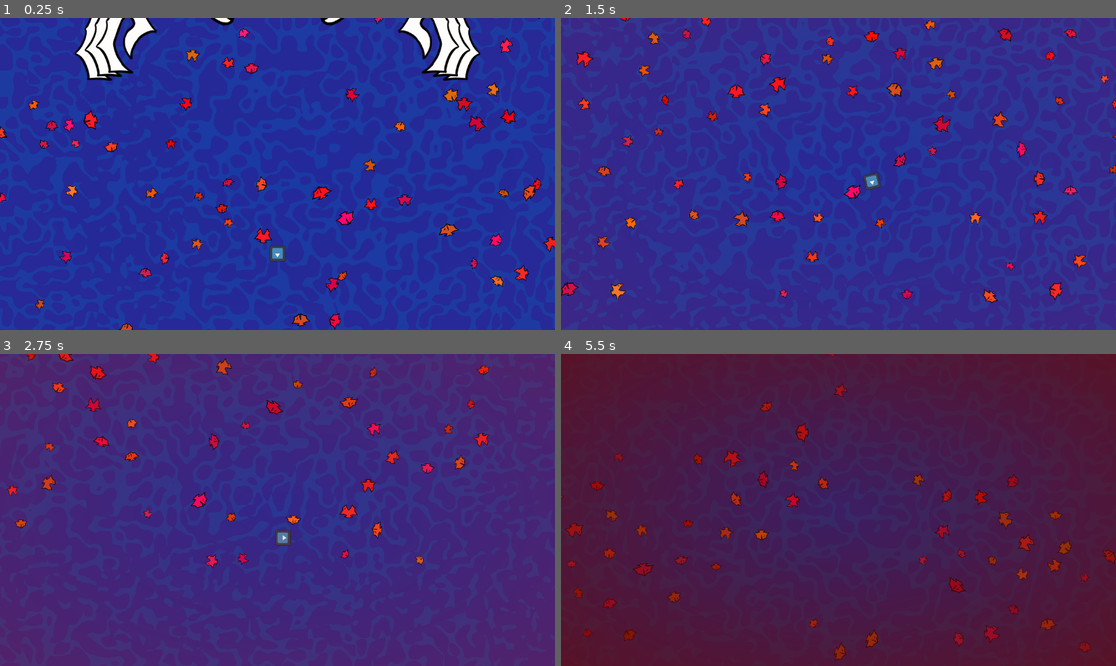
Above: before the commit, frames 1-4 (two rows, left to right).
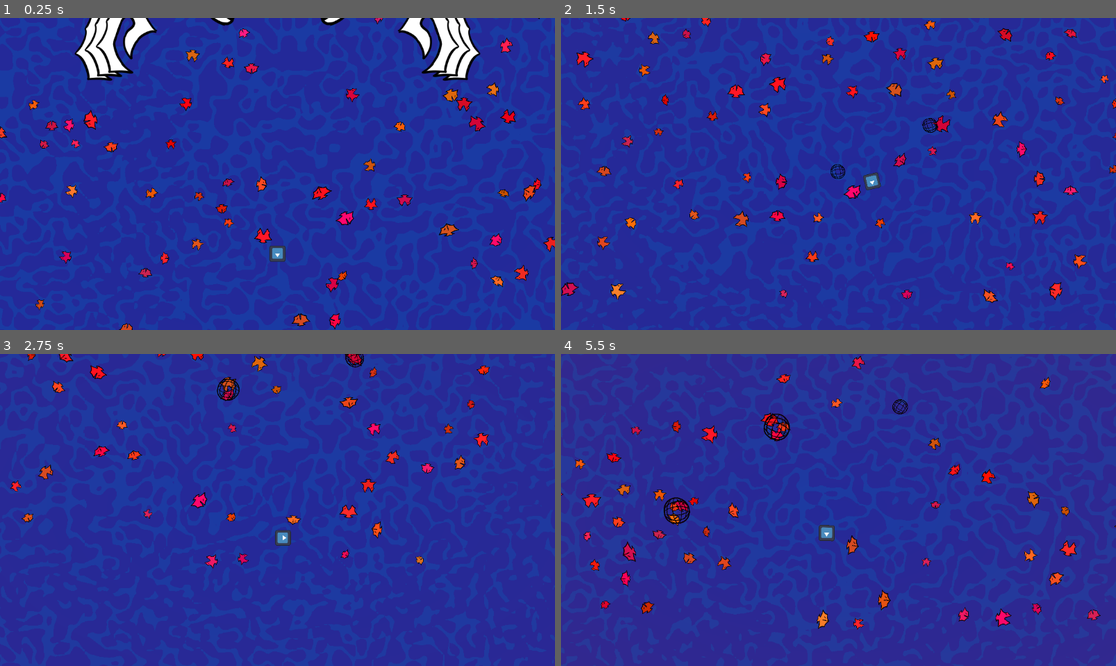
Above: after the commit, the same moments.

Repository: Krapas2/boidslop
Game: Godot game, scene res://scenes/screens/test-scene.tscn
The game is run twice, just before and just after one commit, with the same random seed, the same clock (stepped at 60 frames per second) and the same inputs. The engine's default icon, where the game draws it, is replaced by a stand-in: a white triangle on a blue panel in a dark square.
Inputs (mouse positions are in pixels of both pictures, inside the frame that each line leads up to):
- Up to frame 1 (0.25 s): no input
- Up to frame 2 (1.5 s): move the mouse to (960, 158) at 0.52 s; press the mouse at (960, 158) at 0.53 s; hold D (walk_right) 0.53-1.28 s; move the mouse to (727, 189) at 1.27 s; release the mouse at (727, 189) at 1.28 s; hold S (walk_down) from 1.28 s (still down); click (727, 189) at 1.35 s
- Up to frame 3 (2.75 s): move the mouse to (333, 441) at 2.02 s; release S (walk_down) at 2.03 s; press the mouse at (333, 441) at 2.03 s; hold D (walk_right) from 2.03 s (still down)
- Up to frame 4 (5.5 s): move the mouse to (810, 572) at 2.77 s; release D (walk_right) at 2.78 s; release the mouse at (810, 572) at 2.78 s; hold W (walk_up) 2.78-3.53 s; click (810, 572) at 2.85 s; move the mouse to (1005, 556) at 3.52 s; press the mouse at (1005, 556) at 3.53 s; hold A (walk_left) 3.53-5.03 s; move the mouse to (672, 463) at 4.27 s; release the mouse at (672, 463) at 4.28 s; click (672, 463) at 4.35 s; move the mouse to (866, 510) at 5.02 s; press the mouse at (866, 510) at 5.03 s; hold S (walk_down) from 5.03 s (still down)

The runs differ from the first frame. In frame 2, 0.1% of the frame differs, in the area x 48-68%, y 32-52%; in frame 3, 83%; in frame 4, 100%, in the area x 0-100%, y 0-100%.

Commit message:
player net

Diff:
--- a/project.godot
+++ b/project.godot
@@ -41,9 +41,15 @@
 "events": [Object(InputEventKey,"resource_local_to_scene":false,"resource_name":"","device":-1,"window_id":0,"alt_press …(192 unchanged characters)…
 ]
 }
+shoot={
+"deadzone": 0.2,
+"events": [Object(InputEventMouseButton,"resource_local_to_scene":false,"resource_name":"","device":-1,"window_id":0,"alt_pressed":false,"shift_pressed":false,"ctrl_pressed":false,"meta_pressed":false,"button_mask":0,"position":Vector2(0, 0),"global_position":Vector2(0, 0),"factor":1.0,"button_index":1,"canceled":false,"pressed":false,"double_click":false,"script":null)
+]
+}
 
 [layer_names]
 
 2d_physics/layer_1="Player"
 2d_physics/layer_2="Boid"
 2d_physics/layer_3="Boss"
+2d_physics/layer_4="Net"
--- a/scenes/gui/game-gui/game-gui.tscn
+++ b/scenes/gui/game-gui/game-gui.tscn
@@ -12,6 +12,7 @@
 anchor_bottom = 1.0
 grow_horizontal = 2
 grow_vertical = 2
+mouse_filter = 2
 color = Color(1, 1, 1, 0)
 script = ExtResource("1_slhy6")
 lerp_speed = 0.3
--- /dev/null
+++ b/scenes/objects/net.tscn
@@ -0,0 +1,48 @@
+[gd_scene load_steps=5 format=3 uid="uid://drqm5e11el5g8"]
+
+[ext_resource type="Texture2D" uid="uid://wcwdehr44elt" path="res://sprites/net/net.png" id="1_gklon"]
+[ext_resource type="Script" uid="uid://5by6vspplfdt" path="res://scripts/game/player/player-net.gd" id="2_gklon"]
+
+[sub_resource type="CircleShape2D" id="CircleShape2D_gklon"]
+
+[sub_resource type="CircleShape2D" id="CircleShape2D_kr0od"]
+
+[node name="NetBody" type="RigidBody2D"]
+collision_layer = 8
+collision_mask = 0
+gravity_scale = 0.0
+linear_damp = 0.5
+
+[node name="CollisionShape2D" type="CollisionShape2D" parent="."]
+shape = SubResource("CircleShape2D_gklon")
+
+[node name="Sprite2D" type="Sprite2D" parent="."]
+z_index = 1
+scale = Vector2(0.1, 0.1)
+texture = ExtResource("1_gklon")
+
+[node name="CatchArea" type="Area2D" parent="."]
+collision_layer = 8
+collision_mask = 2
+
+[node name="CollisionShape2D" type="CollisionShape2D" parent="CatchArea"]
+shape = SubResource("CircleShape2D_kr0od")
+
+[node name="PickArea" type="Area2D" parent="."]
+collision_layer = 8
+
+[node name="CollisionShape2D" type="CollisionShape2D" parent="PickArea"]
+shape = SubResource("CircleShape2D_kr0od")
+
+[node name="PlayerNetBehaviour" type="Node" parent="." node_paths=PackedStringArray("catch_area", "pick_area")]
+script = ExtResource("2_gklon")
+catch_area = NodePath("../CatchArea")
+damping_factor = 0.25
+growing_factor = 0.25
+pick_area = NodePath("../PickArea")
+health_factor = 1.0
+min_catch_speed = 50.0
+max_catch_speed = 380.0
+metadata/_custom_type_script = "uid://5by6vspplfdt"
+
+[node name="CapturedBodies" type="Node2D" parent="PlayerNetBehaviour"]
--- a/scenes/objects/player.tscn
+++ b/scenes/objects/player.tscn
@@ -1,11 +1,13 @@
-[gd_scene load_steps=9 format=3 uid="uid://bk4dc6fwfu0eg"]
+[gd_scene load_steps=11 format=3 uid="uid://bk4dc6fwfu0eg"]
 
 [ext_resource type="Texture2D" uid="uid://copgn73blnket" path="res://sprites/icon.svg" id="1_2147m"]
 [ext_resource type="Script" uid="uid://d4f7a1g66u5pb" path="res://scripts/game/player/player-walk.gd" id="2_h5uus"]
 [ext_resource type="Script" uid="uid://cjdac54qa2tx8" path="res://scripts/game/misc/point-forward.gd" id="3_h5uus"]
 [ext_resource type="Script" uid="uid://dem3ghakbxd8" path="res://scripts/game/health/health.gd" id="4_54rde"]
 [ext_resource type="Script" uid="uid://y4gyqihs7j1s" path="res://scripts/game/health/death-behaviour/destroy-self-death-behaviour.gd" id="5_ksjmp"]
-[ext_resource type="Script" uid="uid://c0as8w58wumy3" path="res://scripts/game/player/player_health_drain.gd" id="6_2rlf8"]
+[ext_resource type="Script" uid="uid://c0as8w58wumy3" path="res://scripts/game/player/player-health-drain.gd" id="6_2rlf8"]
+[ext_resource type="Script" uid="uid://uxdvtw2j0lqt" path="res://scripts/game/player/player-launch.gd" id="7_2rlf8"]
+[ext_resource type="PackedScene" uid="uid://drqm5e11el5g8" path="res://scenes/objects/net.tscn" id="8_0ay4w"]
 
 [sub_resource type="PhysicsMaterial" id="PhysicsMaterial_p7rwu"]
 friction = 0.0
@@ -13,6 +15,7 @@
 [sub_resource type="CircleShape2D" id="CircleShape2D_p7rwu"]
 
 [node name="PlayerBody" type="RigidBody2D"]
+collision_mask = 0
 physics_material_override = SubResource("PhysicsMaterial_p7rwu")
 gravity_scale = 0.0
 lock_rotation = true
@@ -37,7 +40,7 @@
 
 [node name="PlayerHealth" type="Node" parent="." node_paths=PackedStringArray("death_behaviours")]
 script = ExtResource("4_54rde")
-max_health = 5.0
+max_health = 30.0
 death_behaviours = [NodePath("DeathBehaviours/DestroyNodeDeathBehaviour")]
 metadata/_custom_type_script = "uid://dem3ghakbxd8"
 
@@ -55,3 +58,10 @@
 
 [node name="InvincibilityTimer" type="Timer" parent="PlayerHealth"]
 wait_time = 0.3
+
+[node name="PlayerLaunch" type="Node" parent="." node_paths=PackedStringArray("origin")]
+script = ExtResource("7_2rlf8")
+origin = NodePath("..")
+net = ExtResource("8_0ay4w")
+launch_speed = 400.0
+metadata/_custom_type_script = "uid://uxdvtw2j0lqt"
--- a/scenes/screens/test-scene.tscn
+++ b/scenes/screens/test-scene.tscn
@@ -62,6 +62,7 @@
 offset_bottom = 1000.0
 grow_horizontal = 2
 grow_vertical = 2
+mouse_filter = 2
 
 [node name="BallsRoot" parent="." instance=ExtResource("6_mitsk")]
 
--- a/scripts/game/boid/movement/boid-movement-manager.gd
+++ b/scripts/game/boid/movement/boid-movement-manager.gd
@@ -21,3 +21,10 @@
 func _physics_process(_delta: float) -> void:
 	for behaviour: BoidMovementBehaviour in behaviours:
 		body.linear_velocity += behaviour.boid_velocity()
+
+func _exit_tree() -> void:
+	if flock_manager:
+		_exit_manager()
+
+func _exit_manager() -> void:
+	flock_manager.flock.erase(body)
--- /dev/null
+++ b/scripts/game/player/player-launch.gd
@@ -0,0 +1,21 @@
+extends Node
+class_name PlayerLaunch
+
+@export var origin: Node2D
+@export var net: PackedScene
+@export var launch_speed: float
+
+func _unhandled_input(event: InputEvent) -> void:
+	if event.is_action_pressed("shoot"):
+		shoot()
+
+func shoot() -> void:
+	var mouse_position: Vector2 = get_viewport().get_mouse_position()
+	var canvas_transform = get_viewport().get_canvas_transform()
+	var global_mouse_pos: Vector2 = canvas_transform.affine_inverse() * mouse_position
+	var net_body: RigidBody2D = net.instantiate()
+	add_child(net_body)
+
+	net_body.global_position = origin.global_position
+	net_body.look_at(global_mouse_pos)
+	net_body.linear_velocity = net_body.transform.x * launch_speed
--- /dev/null
+++ b/scripts/game/player/player-net.gd
@@ -0,0 +1,75 @@
+extends Node
+class_name PlayerNetBehaviour
+
+@export_group("Catching")
+@export var catch_area: Area2D
+@export var damping_factor: float
+@export var growing_factor: float
+
+@export_group("Picking")
+@export var pick_area: Area2D
+@export var health_factor: float
+@export var min_catch_speed: float
+@export var max_catch_speed: float
+
+var bodies_consumed: int
+var captured_bodies_offset: Vector2
+
+@onready var net_body: RigidBody2D = get_parent()
+@onready var initial_damping: float = net_body.linear_damp
+@onready var initial_scale: Vector2 = net_body.scale
+@onready var captured_bodies: Node2D = $CapturedBodies
+
+func _ready() -> void:
+	captured_bodies_offset = Vector2.ZERO
+
+func _physics_process(_delta: float) -> void:
+	pick_behaviour()
+	set_captured_position()
+
+	if (
+		net_body.linear_velocity.length() >= min_catch_speed &&
+		net_body.linear_velocity.length() < max_catch_speed
+	):
+		consume_bodies()
+
+	dampen()
+	grow()
+
+func pick_behaviour() -> void:
+	var overlapping_bodies: Array[Node2D] = pick_area.get_overlapping_bodies()
+	var spoiled_net = !net_body.linear_velocity.length() < min_catch_speed
+	if !overlapping_bodies.size() || (bodies_consumed <= 0 && spoiled_net):
+		return
+
+	var player_health: Health = overlapping_bodies[0].get_node("PlayerHealth")
+	player_health.current_health += bodies_consumed * health_factor
+	net_body.queue_free()
+
+func consume_bodies() -> void:
+	var overlapping_bodies: Array[Node2D] = catch_area.get_overlapping_bodies()
+	for overlapping_body: RigidBody2D in overlapping_bodies:
+		for child in overlapping_body.get_children():
+			if not child is AnimatedSprite2D:
+				child.queue_free()
+		overlapping_body.reparent(captured_bodies)
+		overlapping_body.freeze = true
+
+		set_captured_offset(overlapping_body.position)
+
+		bodies_consumed += 1
+
+func dampen() -> void:
+	net_body.linear_damp = initial_damping + bodies_consumed * damping_factor
+
+func grow() -> void:
+	net_body.scale = initial_scale + Vector2.ONE * bodies_consumed * growing_factor
+
+func set_captured_position() -> void:
+	captured_bodies.global_position = net_body.global_position + captured_bodies_offset
+
+func set_captured_offset(new_pos: Vector2) -> void:
+	captured_bodies_offset = -(
+			(-captured_bodies_offset * bodies_consumed + new_pos) /
+			(bodies_consumed + 1)
+		)
Renamed: scripts/game/player/player_health_drain.gd -> scripts/game/player/player-health-drain.gd
Renamed: scripts/game/player/player_health_drain.gd.uid -> scripts/game/player/player-health-drain.gd.uid
Not shown, added: scripts/game/player/player-launch.gd.uid
Not shown, added: scripts/game/player/player-net.gd.uid
Binary file added: sprites/net/net.png
Not shown, added: sprites/net/net.png.import
